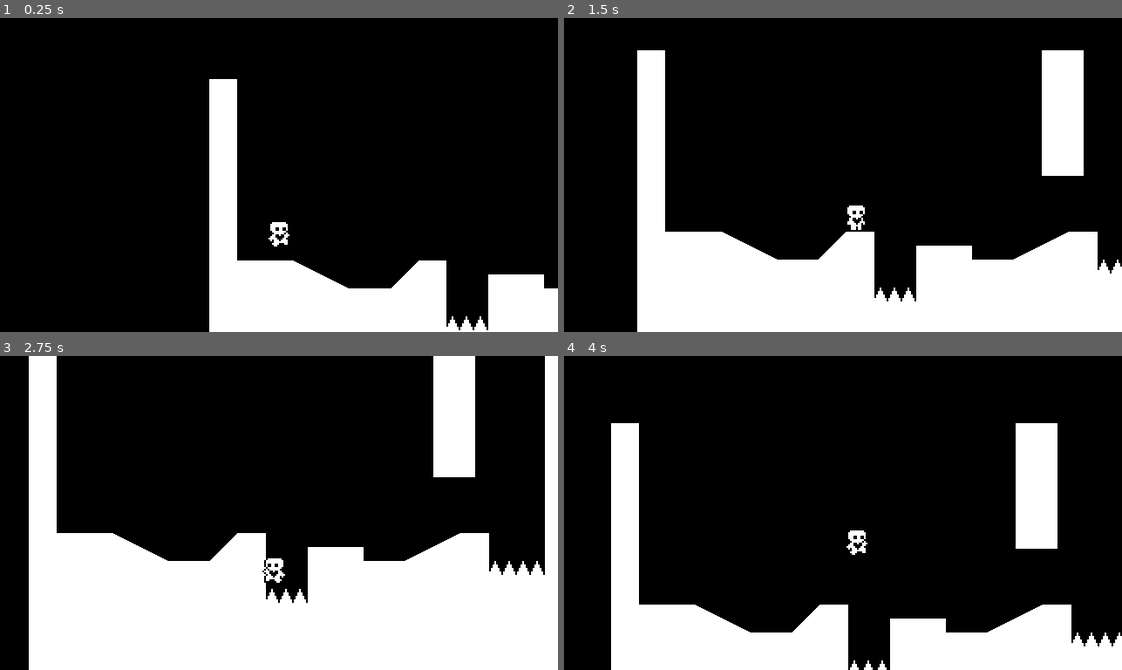
Above: before the commit, frames 1-4 (two rows, left to right).
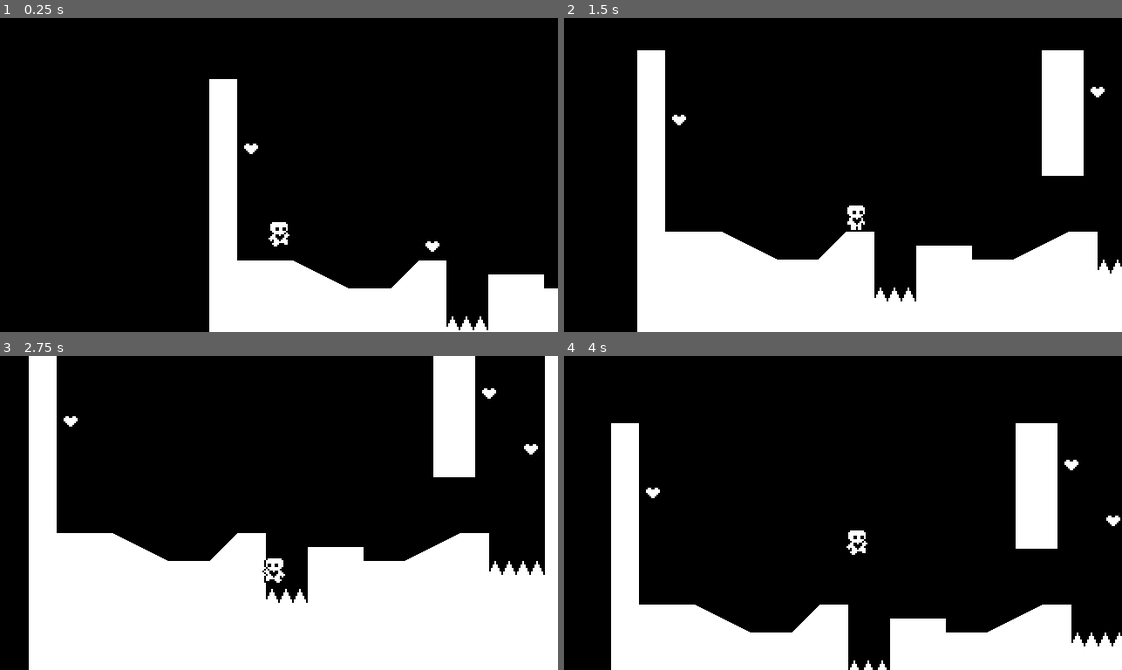
Above: after the commit, the same moments.

Repository: coyee1/HeartPlatformer
Game: Godot game, scene res://world.tscn
The game is run twice, just before and just after one commit, with the same random seed, the same clock (stepped at 60 frames per second) and the same inputs.
Inputs:
- Up to frame 1 (0.25 s): no input
- Up to frame 2 (1.5 s): hold Right (ui_right) from 0.53 s (still down); tap Up (ui_up) at 0.77 s
- Up to frame 3 (2.75 s): tap Up (ui_up) at 1.52 s; release Right (ui_right) at 2.03 s; hold Left (ui_left) from 2.03 s (still down)
- Up to frame 4 (4 s): release Left (ui_left) at 2.78 s; hold Right (ui_right) from 2.78 s (still down); tap Up (ui_up) at 3.02, 3.77 s

The runs differ from the first frame. In frame 1, 0.1% of the frame differs, in the area x 43-79%, y 40-75%; in frame 2, 0.1%; in frame 3, 0.2%, in the area x 11-97%, y 10-32%; in frame 4, 0.2%.

Commit message:
Progress Check 6

Diff:
--- /dev/null
+++ b/Events.gd
@@ -0,0 +1,3 @@
+extends Node
+
+signal level_completed
--- /dev/null
+++ b/heart.gd
@@ -0,0 +1,7 @@
+extends Area2D
+
+func _on_body_entered(body):
+	queue_free()
+	var hearts = get_tree().get_nodes_in_group("Hearts")
+	if hearts.size() == 1:
+		Events.level_completed.emit()
--- /dev/null
+++ b/heart.tscn
@@ -0,0 +1,20 @@
+[gd_scene load_steps=4 format=3 uid="uid://be0qpitb6scje"]
+
+[ext_resource type="Texture2D" uid="uid://bk5jteq6n43jj" path="res://heart.png" id="1_tlfnu"]
+[ext_resource type="Script" path="res://heart.gd" id="1_vfao5"]
+
+[sub_resource type="CircleShape2D" id="CircleShape2D_ler17"]
+radius = 5.0
+
+[node name="Heart" type="Area2D" groups=["Hearts"]]
+collision_layer = 0
+collision_mask = 2
+script = ExtResource("1_vfao5")
+
+[node name="Sprite2D" type="Sprite2D" parent="."]
+texture = ExtResource("1_tlfnu")
+
+[node name="CollisionShape2D" type="CollisionShape2D" parent="."]
+shape = SubResource("CircleShape2D_ler17")
+
+[connection signal="body_entered" from="." to="." method="_on_body_entered"]
--- /dev/null
+++ b/level_completed.tscn
@@ -0,0 +1,21 @@
+[gd_scene format=3 uid="uid://bvfex83o6wp1n"]
+
+[node name="LevelCompleted" type="ColorRect"]
+anchors_preset = 15
+anchor_right = 1.0
+anchor_bottom = 1.0
+grow_horizontal = 2
+grow_vertical = 2
+color = Color(0, 0, 0, 0.305882)
+
+[node name="CenterContainer" type="CenterContainer" parent="."]
+layout_mode = 1
+anchors_preset = 15
+anchor_right = 1.0
+anchor_bottom = 1.0
+grow_horizontal = 2
+grow_vertical = 2
+
+[node name="Label" type="Label" parent="CenterContainer"]
+layout_mode = 2
+text = "Level Completed"
--- a/project.godot
+++ b/project.godot
@@ -14,6 +14,10 @@
 run/main_scene="res://world.tscn"
 config/features=PackedStringArray("4.1", "Forward Plus")
 config/icon="res://icon.svg"
+
+[autoload]
+
+Events="*res://Events.gd"
 
 [display]
 
--- a/world.gd
+++ b/world.gd
@@ -2,7 +2,13 @@
 
 @onready var collision_polygon_2d = $StaticBody2D/CollisionPolygon2D
 @onready var polygon_2d = $StaticBody2D/CollisionPolygon2D/Polygon2D
+@onready var level_completed = $CanvasLayer/LevelCompleted
 
 func _ready():
 	RenderingServer.set_default_clear_color(Color.BLACK)
 	polygon_2d.polygon = collision_polygon_2d.polygon
+	Events.level_completed.connect(show_level_completed)
+
+func show_level_completed():
+	level_completed.show()
+	get_tree().paused = true
--- a/world.tscn
+++ b/world.tscn
@@ -1,8 +1,10 @@
-[gd_scene load_steps=5 format=3 uid="uid://cflnfaeoaigum"]
+[gd_scene load_steps=7 format=3 uid="uid://cflnfaeoaigum"]
 
 [ext_resource type="Script" path="res://world.gd" id="1_j2snm"]
 [ext_resource type="PackedScene" uid="uid://ud2og8gwieb7" path="res://player.tscn" id="2_gas7n"]
+[ext_resource type="PackedScene" uid="uid://bvfex83o6wp1n" path="res://level_completed.tscn" id="2_gosbb"]
 [ext_resource type="PackedScene" uid="uid://dm357ruoo273l" path="res://spikes.tscn" id="3_ums7i"]
+[ext_resource type="PackedScene" uid="uid://be0qpitb6scje" path="res://heart.tscn" id="4_ielkh"]
 
 [sub_resource type="RectangleShape2D" id="RectangleShape2D_gruon"]
 size = Vector2(25, 69)
@@ -43,3 +45,23 @@
 
 [node name="Spikes4" parent="." instance=ExtResource("3_ums7i")]
 position = Vector2(288, 120)
+
+[node name="Heart" parent="." instance=ExtResource("4_ielkh")]
+position = Vector2(128, 96)
+
+[node name="Heart2" parent="." instance=ExtResource("4_ielkh")]
+position = Vector2(288, 56)
+
+[node name="Heart3" parent="." instance=ExtResource("4_ielkh")]
+position = Vector2(264, 24)
+
+[node name="Heart4" parent="." instance=ExtResource("4_ielkh")]
+position = Vector2(312, -8)
+
+[node name="Heart5" parent="." instance=ExtResource("4_ielkh")]
+position = Vector2(24, 40)
+
+[node name="CanvasLayer" type="CanvasLayer" parent="."]
+
+[node name="LevelCompleted" parent="CanvasLayer" instance=ExtResource("2_gosbb")]
+visible = false
Binary file added: heart.png
Not shown, added: heart.png.import
